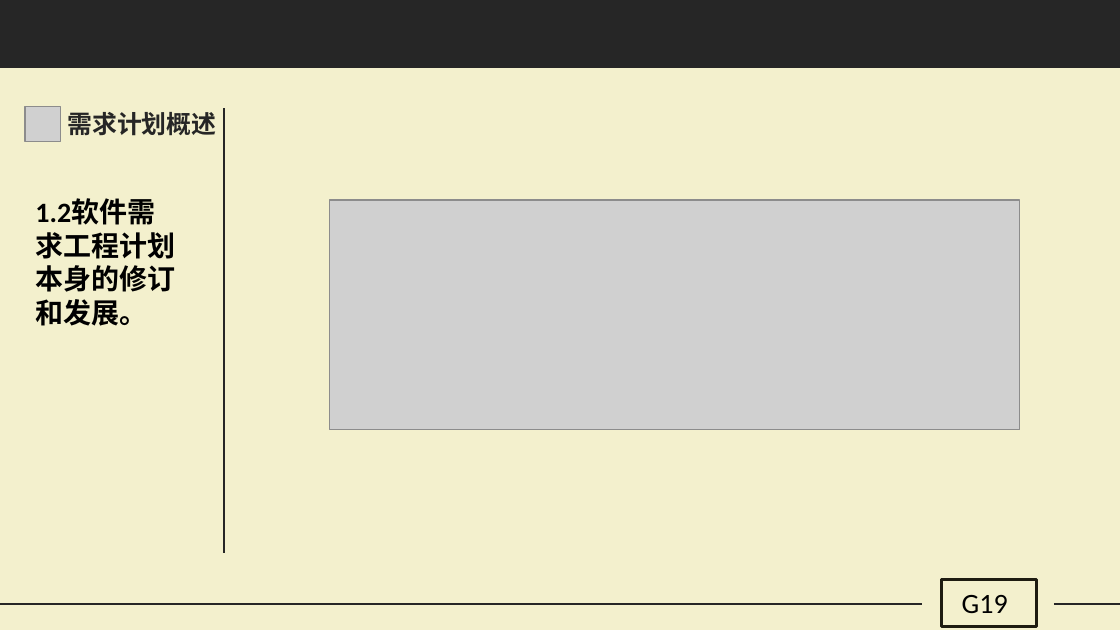
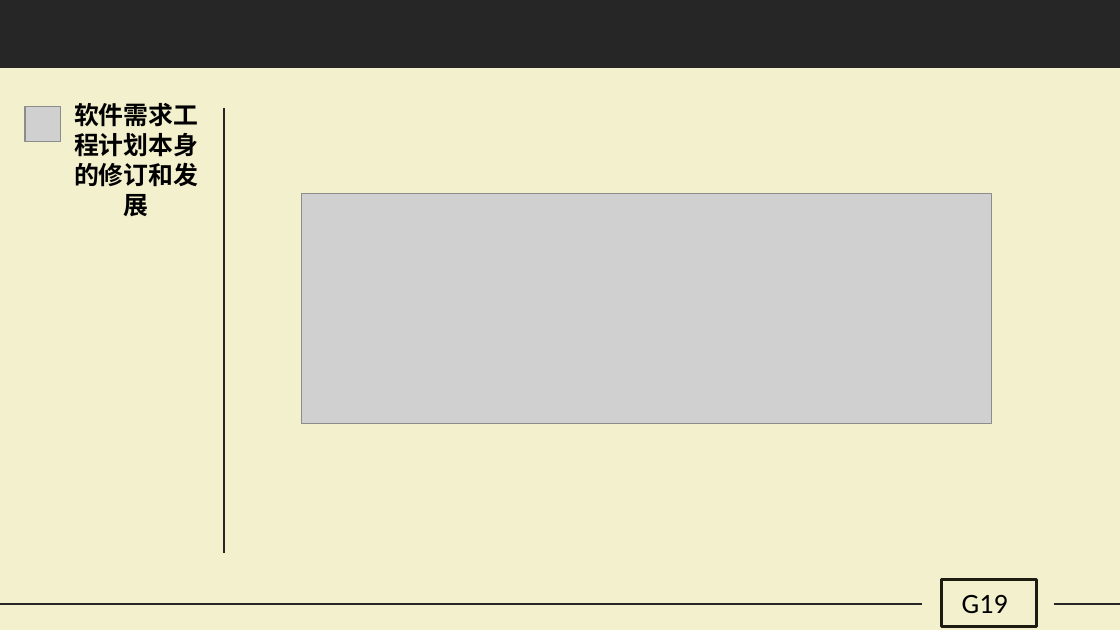
Before and after one commit to G19-Fish/PRD2018-G19, a slide deck: slide 6 of PRD2018-G19-需求项目计划PPT.pptx. Drawn at 1120x630 pixels with LibreOffice and Linux fonts; fonts in the diff are those of the drawing; grey boxes stand for pictures. Boxes give left, top, right and bottom in pixels: in the first picture for what was removed or moved away, otherwise in the second. Text is boxed around its words. In the diff, an @@ line names an element or a change of style, - is before the commit and + after.

```diff
--- a/PRD2018-G19-需求项目计划PPT.pptx
+++ b/PRD2018-G19-需求项目计划PPT.pptx
@@ text at [74,103,198,216]: text changed; text colour #262626 to #000000 @@
-需求计划概述
+软件需求工程计划本身的修订和发展
@@ text removed at [35,199,155,326] @@
-1.2软件需求工程计划本身的修订和发展。
@@ picture: place and size @@
-picture at [329,200,1020,430]
+picture at [301,194,992,423]
```
Also in this commit, not shown: 32 other slides changed, 6 slides added, 1 slide removed.
